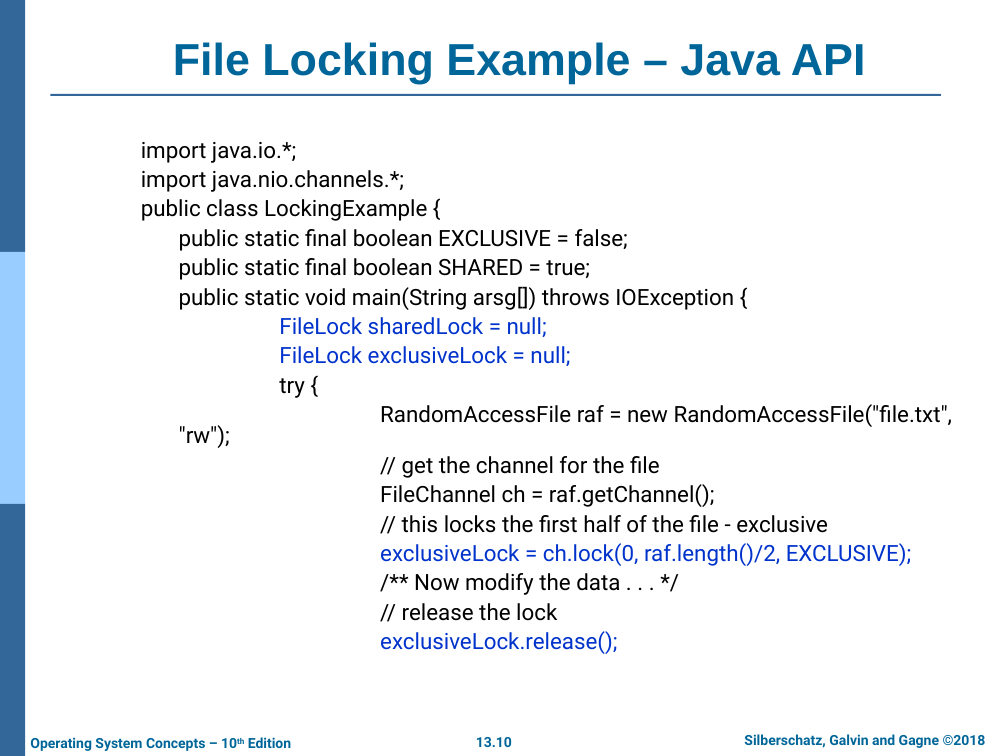
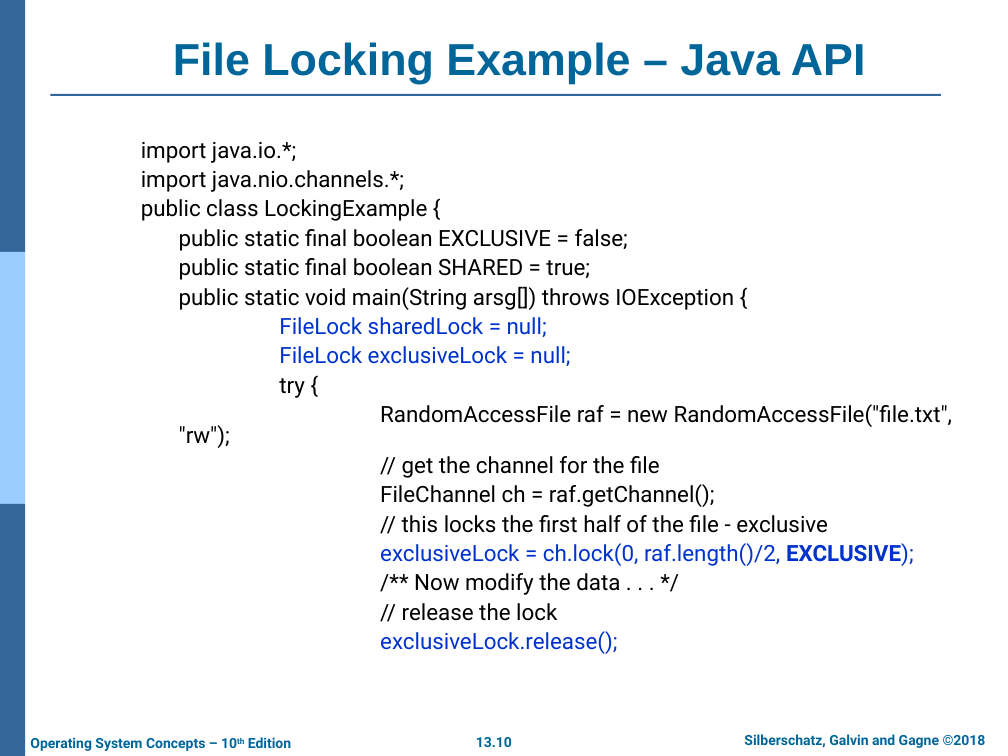
Before and after one commit to chriswjh/chriswjh.github.io, a slide deck: slide 10 of OSu/Chap13.pptx. Drawn at 1008x756 pixels with LibreOffice and Linux fonts; fonts in the diff are those of the drawing; background and template pictures are left out. Boxes give left, top, right and bottom in pixels: in the first picture for what was removed or moved away, otherwise in the second. Text is boxed around its words. In the diff, an @@ line names an element or a change of style, - is before the commit and + after.

```diff
--- a/OSu/Chap13.pptx
+++ b/OSu/Chap13.pptx
@@ text at box(380, 543, 914, 566): bold on in "EXCLUSIVE);" @@
```
Also in this commit, not shown: 2 other slides changed, 2 other files.
